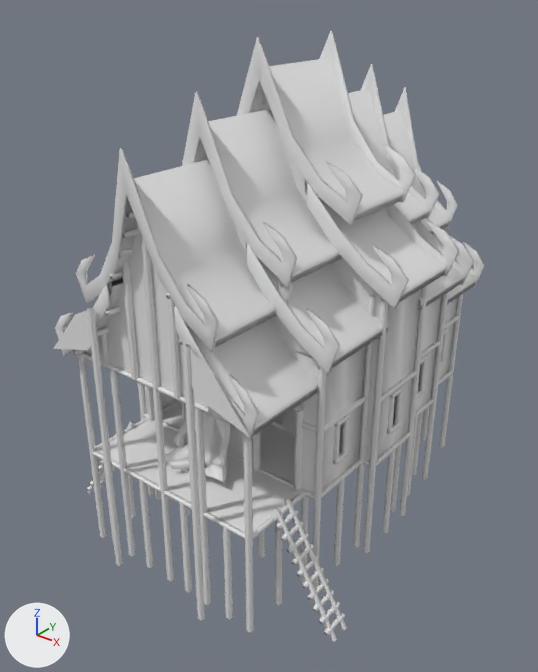
The COLLADA model art/meshes/structural/vyadhapurans/temple.dae as it was, and as the next commit left it.
Before and after are seen from a 50 mm lens placed at (19.9, -26.3, 22.1), pointed at (-0.3, -1.1, 6.5). Arrows for +X, +Y and +Z are at lower left; the lights stay in place. The first picture is the older version.

Names of what the first picture shows: 'vydh_temple'.
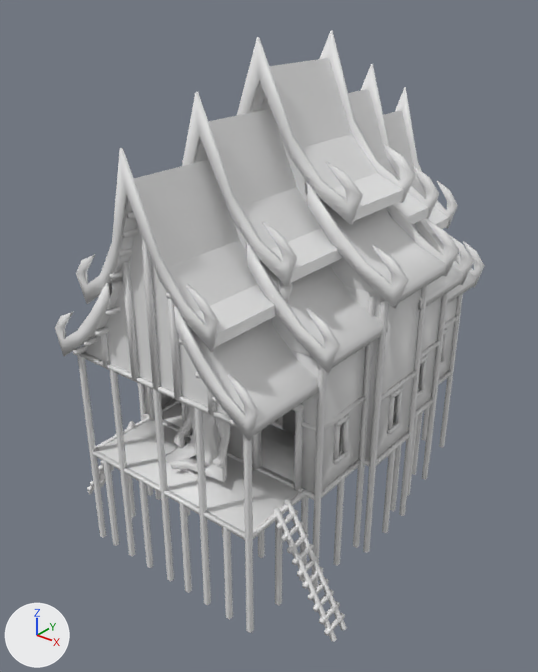
Where the change shows, as pixel boxes (x1, y1, x2, y2) in the pictures (538 x 672 px):
'vydh_temple', reshaped
    before: (53, 30, 484, 642)
    after: (55, 30, 484, 642)
part 1 of me_vydh_temple, deleted
    before: (87, 307, 123, 566)
part 2 of me_vydh_temple, deleted
    before: (183, 344, 205, 621)
part 3 of me_vydh_temple, deleted
    before: (53, 310, 91, 351)
part 4 of me_vydh_temple, deleted
    before: (189, 349, 250, 438)

The change, as a list of edits to the scene's bpy script:
```text
Change me_vydh_temple:
    used by ob_vydh_temple; location = (0.0, 0.0, 0.0)
    remove me_vydh_temple.from_pydata(...)  # 3081 vertices, 4670 faces; spans x -8.1..8.0, y -9.6..10.0, z -3.1..19.9
    add me_vydh_temple.from_pydata(...)  # 3053 vertices, 4642 faces; spans x -8.1..8.0, y -9.6..10.0, z -3.1..19.9
    me_vydh_temple part 1: the loose piece of 8 vertices spanning x -2.8..-2.6, y -9.6..-9.4, z -3.1..10.1 is deleted
    me_vydh_temple part 2: the loose piece of 8 vertices spanning x 2.5..2.8, y -9.6..-9.4, z -3.1..10.1 is deleted
    me_vydh_temple part 3: the loose piece of 6 vertices spanning x -5.6..-2.8, y -9.5, z 7.4..10.1 is deleted
    me_vydh_temple part 4: the loose piece of 6 vertices spanning x 2.8..5.6, y -9.5, z 7.4..10.1 is deleted
```
